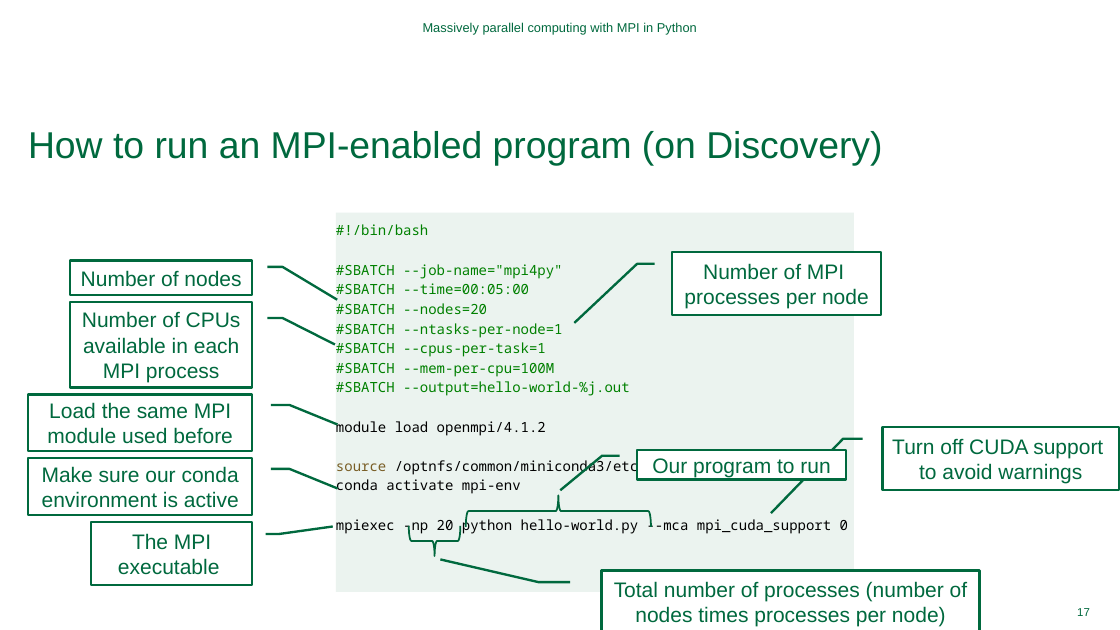
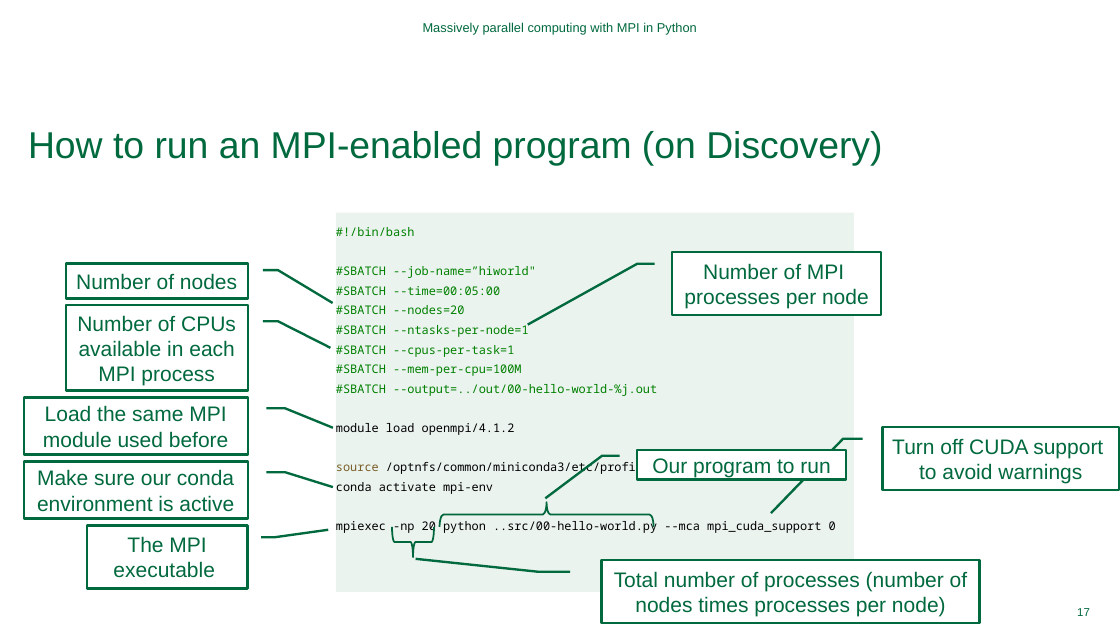
Before and after one commit to Dartmouth-Libraries/distributed-computing-with-python-and-mpi, a slide deck: slide 17 of ppt/Distributed-Computing-with-MPI.pptx. Drawn at 1120x630 pixels with LibreOffice and Linux fonts; fonts in the diff are those of the drawing; background and template pictures are left out. Boxes give left, top, right and bottom in pixels: in the first picture for what was removed or moved away, otherwise in the second. Text is boxed around its words. In the diff, an @@ line names an element or a change of style, - is before the commit and + after.

Commit message:
updates slide deck

```diff
--- a/ppt/Distributed-Computing-with-MPI.pptx
+++ b/ppt/Distributed-Computing-with-MPI.pptx
@@ text at (336,227,729,494): size 12 to 10.2 pt in "#!/bin/bash", "#SBATCH --time=00:05:00", "#SBATCH --nodes=20", "#SBATCH --ntasks-per-node=1" and 5 more places @@
@@ text at (336,266,536,278): text changed; size 12 to 10.2 pt @@
-#SBATCH --job-name="mpi4py"
+#SBATCH --job-name=”hiworld"
@@ text at (336,384,657,396): text changed; size 12 to 10.2 pt @@
-#SBATCH --output=hello-world-%j.out
+#SBATCH --output=../out/00-hello-world-%j.out
@@ border callout "Make sure our conda environment ...": place and size @@
-border callout "Make sure our conda environment ..." at (29,459,253,516)
+border callout "Make sure our conda environment ..." at (24,461,248,518)
@@ proportions changed in 4 elements at (637,450,846,480), (24,461,248,518), (602,560,980,623), (439,502,654,527) @@
@@ right brace: place and size @@
-right brace at (466,495,651,527)
+right brace at (439,502,654,527)
@@ 4 border callouts: place and size @@
-4 border callouts at (29,260,253,586)
+4 border callouts at (24,264,248,589)
@@ text at (336,519,853,592): text changed; size 12 to 10.2 pt @@
-mpiexec -np 20 python hello-world.py --mca mpi_cuda_support 0
-hello-world.sh
+mpiexec -np 20 python ..src/00-hello-world.py --mca mpi_cuda_support 0
+00-hello-world.sh
@@ right brace: place and size @@
-right brace at (409,526,460,556)
+right brace at (392,527,434,557)
@@ border callout "Total number of processes (number ...": place and size @@
-border callout "Total number of processes (number ..." at (602,571,980,630)
+border callout "Total number of processes (number ..." at (602,560,980,623)
```
Also in this commit, not shown: 11 other slides changed, 9 slides added.
